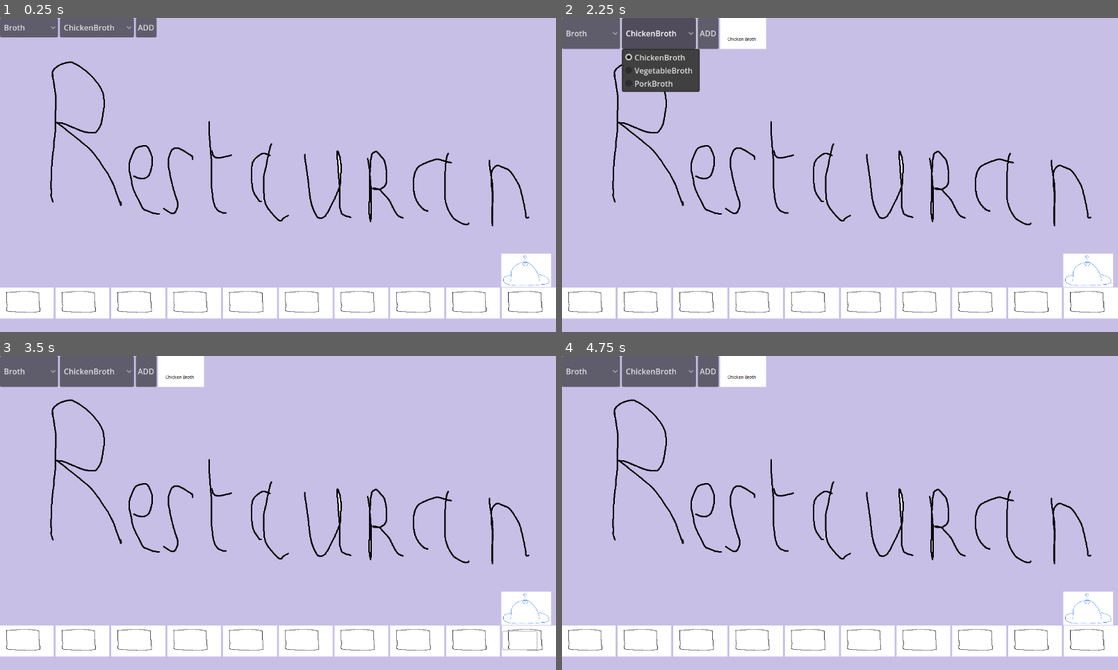
Above: before the commit, frames 1-4 (two rows, left to right).
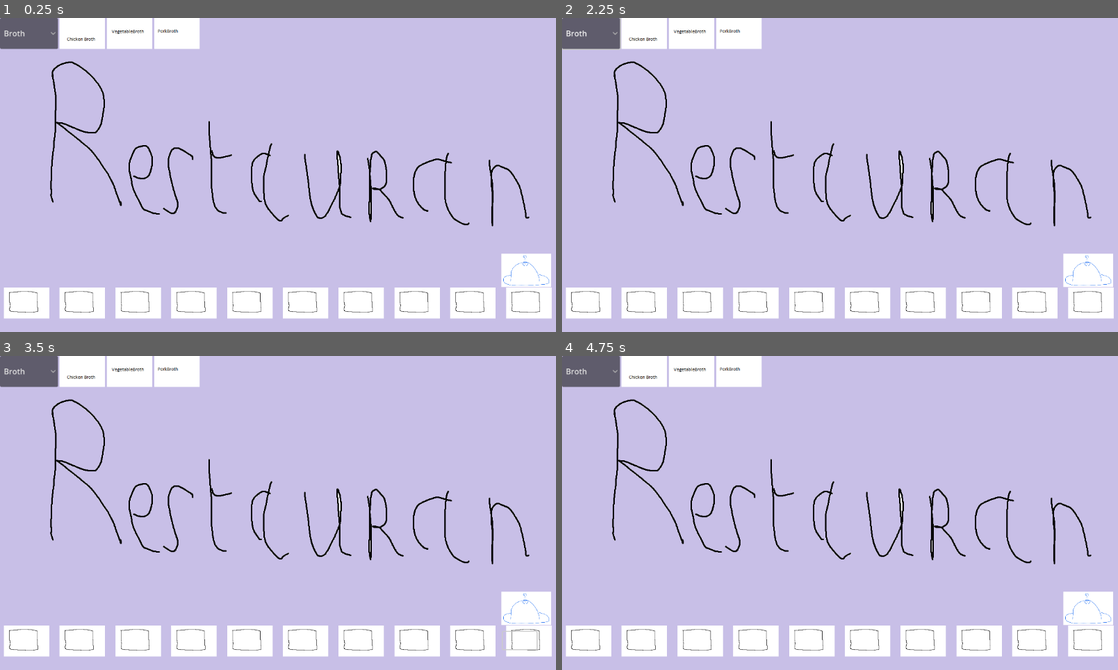
Above: after the commit, the same moments.

Repository: Hardy-Thomas/RyuNoFoku
Game: Godot game, scene res://scenes/main.tscn
Two runs of this game, one before a commit and one after it. Both use one fixed random seed, a clock stepped at 60 frames per second and the inputs below.
Inputs (mouse positions are in pixels of both pictures, inside the frame that each line leads up to):
- Up to frame 1 (0.25 s): no input
- Up to frame 2 (2.25 s): click (706, 27) at 0.5 s, where only the run before the commit has a clickable "ADD"; click "Broth" at 1.25 s; click (656, 33) at 2 s, where only the run before the commit has a clickable "ChickenBroth"
- Up to frame 3 (3.5 s): click (517, 641) at 2.75 s
- Up to frame 4 (4.75 s): click (1090, 607) at 3.5 s; click (851, 503) at 4.25 s

The runs differ from the first frame. In frame 1, 5.1% of the frame differs, in the area x 0-100%, y 0-96%; in frame 2, 6.0%; in frame 3, 4.1%; in frame 4, 4.1%.

Commit message:
add drop-down menu

Diff:
--- a/scenes/main.tscn
+++ b/scenes/main.tscn
@@ -34,9 +34,11 @@
 layout_mode = 2
 
 [node name="IngredientDropdown" type="OptionButton" parent="UI/IngredientsShelf"]
+visible = false
 layout_mode = 2
 
 [node name="AddButton" type="Button" parent="UI/IngredientsShelf"]
+visible = false
 layout_mode = 2
 text = "ADD"
 
--- a/scripts/main.gd
+++ b/scripts/main.gd
@@ -22,7 +22,6 @@
 # Références UI
 @onready var category_dropdown = $UI/IngredientsShelf/CategoryDropdown
 @onready var ingredient_dropdown = $UI/IngredientsShelf/IngredientDropdown
-@onready var add_button = $UI/IngredientsShelf/AddButton
 @onready var shelf = $UI/IngredientsShelf
 @onready var board = $UI/RecipeBoard
 @onready var feedback = $UI/Feedback
@@ -38,7 +37,12 @@
 	setup_board()
 	position_board_bottom()
 	validate_button.pressed.connect(on_validate)
-	add_button.pressed.connect(on_add_ingredient)
+
+	# SUPPRIMER la connexion du bouton Add et utiliser directement le dropdown
+	ingredient_dropdown.item_selected.connect(on_ingredient_selected)
+
+	# Créer les icons initiaux
+	update_shelf_icons()
 
 func organize_ingredients_by_category():
 	ingredients_by_category = {}
@@ -65,6 +69,7 @@
 
 func on_category_selected(index):
 	update_ingredient_dropdown(index)
+	update_shelf_icons()
 
 func update_ingredient_dropdown(category_index):
 	ingredient_dropdown.clear()
@@ -77,27 +82,42 @@
 	for ingredient in ingredients:
 		ingredient_dropdown.add_item(ingredient["name"])
 
-func on_add_ingredient():
+func on_ingredient_selected(index):
+	# Quand un ingrédient est sélectionné dans le dropdown, créer l'icon directement
 	var category_index = category_dropdown.selected
-	var ingredient_index = ingredient_dropdown.selected
-
 	var categories = ingredients_by_category.keys()
 	categories.sort()
 	var selected_category = categories[category_index]
 	var ingredients = ingredients_by_category[selected_category]
-	var selected_ingredient = ingredients[ingredient_index]
-
-	# Ajouter l'ingrédient à la shelf
-	add_ingredient_to_shelf(selected_ingredient)
-
-func add_ingredient_to_shelf(ingredient):
+	var selected_ingredient = ingredients[index]
+
+	create_ingredient_icon(selected_ingredient)
+
+func update_shelf_icons():
+	# Vider la shelf actuelle
+	for child in shelf.get_children():
+		if child.has_method("_get_drag_data"): # C'est un IngredientIcon
+			child.queue_free()
+
+	# Créer les icons pour la catégorie actuelle
+	var category_index = category_dropdown.selected
+	var categories = ingredients_by_category.keys()
+	categories.sort()
+	var selected_category = categories[category_index]
+	var ingredients = ingredients_by_category[selected_category]
+
+	for ingredient in ingredients:
+		create_ingredient_icon(ingredient)
+
+func create_ingredient_icon(ingredient):
 	var icon = preload("res://scenes/ingredient_icon.tscn").instantiate()
 	icon.texture = load(ingredient["picture"])
 	icon.ingredient_name = ingredient["name"]
 	icon.custom_minimum_size = Vector2(64, 64)
 	icon.size_flags_horizontal = Control.SIZE_SHRINK_CENTER
+	icon.stretch_mode = TextureRect.STRETCH_KEEP_ASPECT_CENTERED
 	shelf.add_child(icon)
-
+	print("Icon créé: ", ingredient["name"])
 
 func setup_board():
 	# Vide le board au cas où
@@ -111,6 +131,7 @@
 		slot.custom_minimum_size = Vector2(64, 64)
 		slot.size_flags_horizontal = Control.SIZE_EXPAND_FILL
 		slot.size_flags_vertical = Control.SIZE_SHRINK_CENTER
+		slot.stretch_mode = TextureRect.STRETCH_KEEP_ASPECT_CENTERED
 
 		board.add_child(slot)
 		print("Slot ", i, " créé - Parent: ", slot.get_parent().name)
